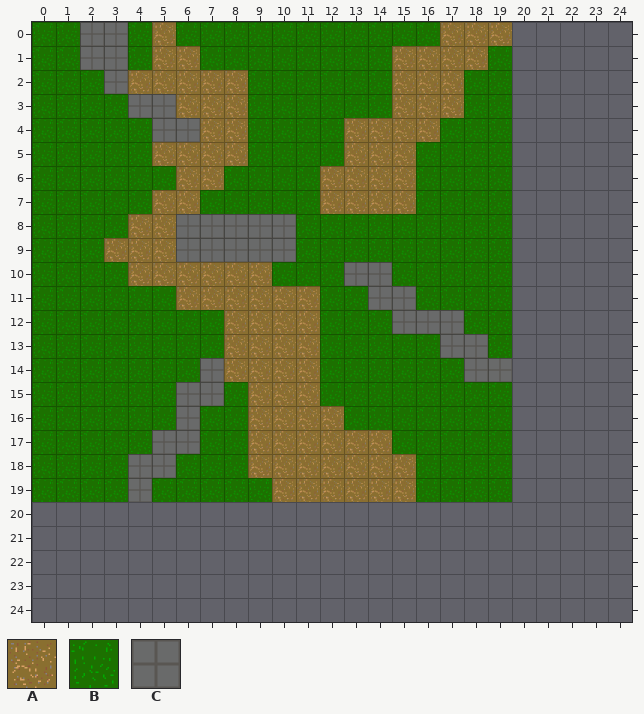
Two states of a Tiled map, stage1.tmx. The first picture shows the starting point.
Cells are 64x64 px. Shown: x 0..24, y 0..24. The old version is drawn lined up with the new one.
Key: from "tdtileset": A 0 "dirt", B 1 "grass", C 3 "wall".
_ is an empty cell.
Layer "Tile Layer 1" before, first column x 0:
 0 BBCCBABBBBBBBBBBBAAA_____
 1 BBCCBAABBBBBBBBAAAAB_____
 2 BBBCAAAAABBBBBBAAABB_____
 3 BBBBCCAAABBBBBBAAABB_____
 4 BBBBBCCAABBBBAAAABBB_____
 5 BBBBBAAAABBBBAAABBBB_____
 6 BBBBBBAABBBBAAAABBBB_____
 7 BBBBBAABBBBBAAAABBBB_____
 8 BBBBAACCCCCBBBBBBBBB_____
 9 BBBAAACCCCCBBBBBBBBB_____
10 BBBBAAAAAABBBCCBBBBB_____
11 BBBBBBAAAAAABBCCBBBB_____
12 BBBBBBBBAAAABBBCCCBB_____
13 BBBBBBBBAAAABBBBBCCB_____
14 BBBBBBBCAAAABBBBBBCC_____
15 BBBBBBCCBAAABBBBBBBB_____
16 BBBBBBCBBAAAABBBBBBB_____
17 BBBBBCCBBAAAAAABBBBB_____
18 BBBBCCBBBAAAAAAABBBB_____
19 BBBBCBBBBBAAAAAABBBB_____
20 _________________________
21 _________________________
22 _________________________
23 _________________________
24 _________________________
Now the later version:
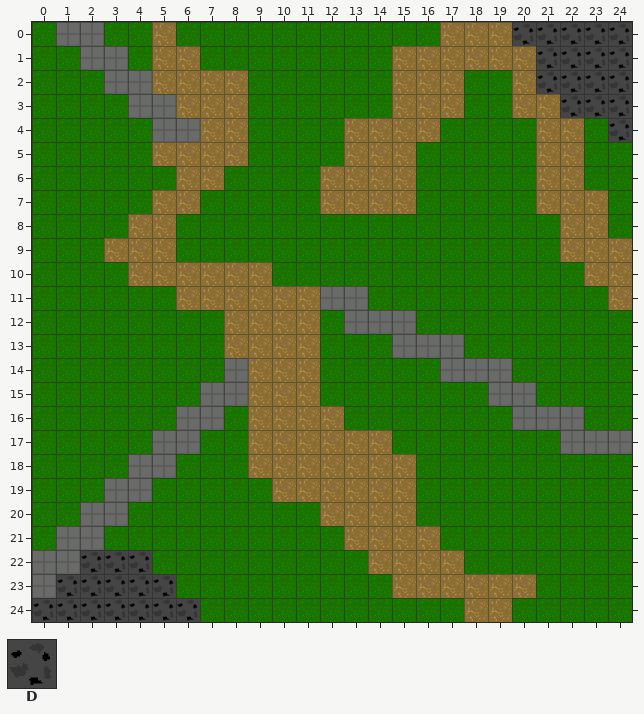
Further tiles: from "tdtileset": D 5 "stone".
Tiles of an added or newly shown layer are drawn over the layers below it.
What changed:
map size 20x20 -> 25x25 cells
Layer "Tile Layer 1":
Tile A gives way to one hidden under a higher layer in row 2 at x 4.
The author changed tile B to tile A in row 1 at x 19.
Tile A now appears in rows 1 to 2 at x 20; in row 3 at x 20 to 21; in rows 4 to 6 at x 21 to 22; in row 7 at x 21 to 23; in row 8 at x 22 to 23; in row 9 at x 22 to 24.
Tile A now appears in row 10 at x 23 to 24; in row 11 at x 24; in row 20 at x 12 to 15; in row 21 at x 13 to 16; in row 22 at x 14 to 17; in row 23 at x 15 to 20.
Tile A now appears in row 24 at x 18 to 19.
The author changed tile C to tile B in row 0 at x 3; in rows 8 to 9 at x 6 to 10; in row 10 at x 13 to 14; in row 11 at x 14 to 15; in row 12 at x 16 to 17; in row 13 at x 18.
The author changed tile C to tile B in row 14 at x 7; in row 15 at x 6.
Tile B now appears in row 4 at x 20 and 23; in rows 5 to 6 at x 20 and 23 to 24; in row 7 at x 20 and 24; in row 8 at x 20 to 21 and 24; in row 9 at x 20 to 21; in row 10 at x 20 to 22.
Tile B now appears in row 11 at x 20 to 23; in rows 12 to 14 at x 20 to 24; in row 15 at x 21 to 24; in row 16 at x 23 to 24; in row 17 at x 20 to 21; in rows 18 to 19 at x 20 to 24.
Tile B now appears in row 20 at x 0 to 1, 4 to 11 and 16 to 24; in row 21 at x 0, 3 to 12 and 17 to 24; in row 22 at x 5 to 13 and 18 to 24; in row 23 at x 6 to 14 and 21 to 24; in row 24 at x 7 to 17 and 20 to 24.
Tile D now appears in row 0 at x 20 to 24; in rows 1 to 2 at x 21 to 24; in row 3 at x 22 to 24; in row 4 at x 24; in row 22 at x 2 to 4; in row 23 at x 1 to 5.
Tile D now appears in row 24 at x 0 to 6.
Layer "Tile Layer 2" (added):
Tile C now appears in row 0 at x 1; in row 2 at x 4; in row 11 at x 12 to 13; in row 12 at x 13 to 14; in row 13 at x 15 to 16; in row 14 at x 8 and 17.
Tile C now appears in row 15 at x 8 and 19 to 20; in row 16 at x 7 and 20 to 22; in row 17 at x 22 to 24; in row 19 at x 3; in row 20 at x 2 to 3; in row 21 at x 1 to 2.
Tile C now appears in row 22 at x 0 to 1; in row 23 at x 0.
Changed places in both pictures, as pixel boxes (x1, y1, x2, y2):
changed: (32, 22, 632, 622)
